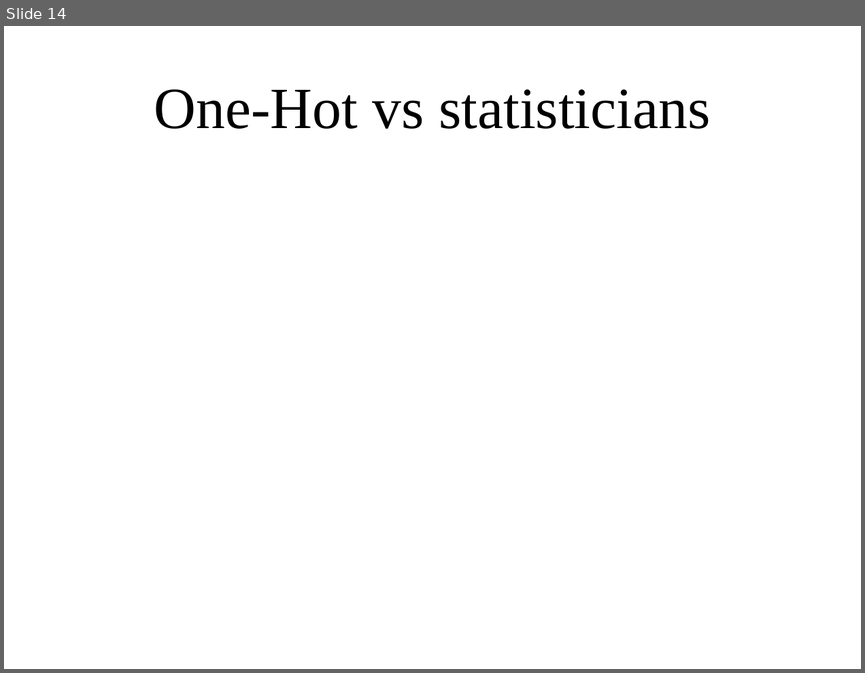
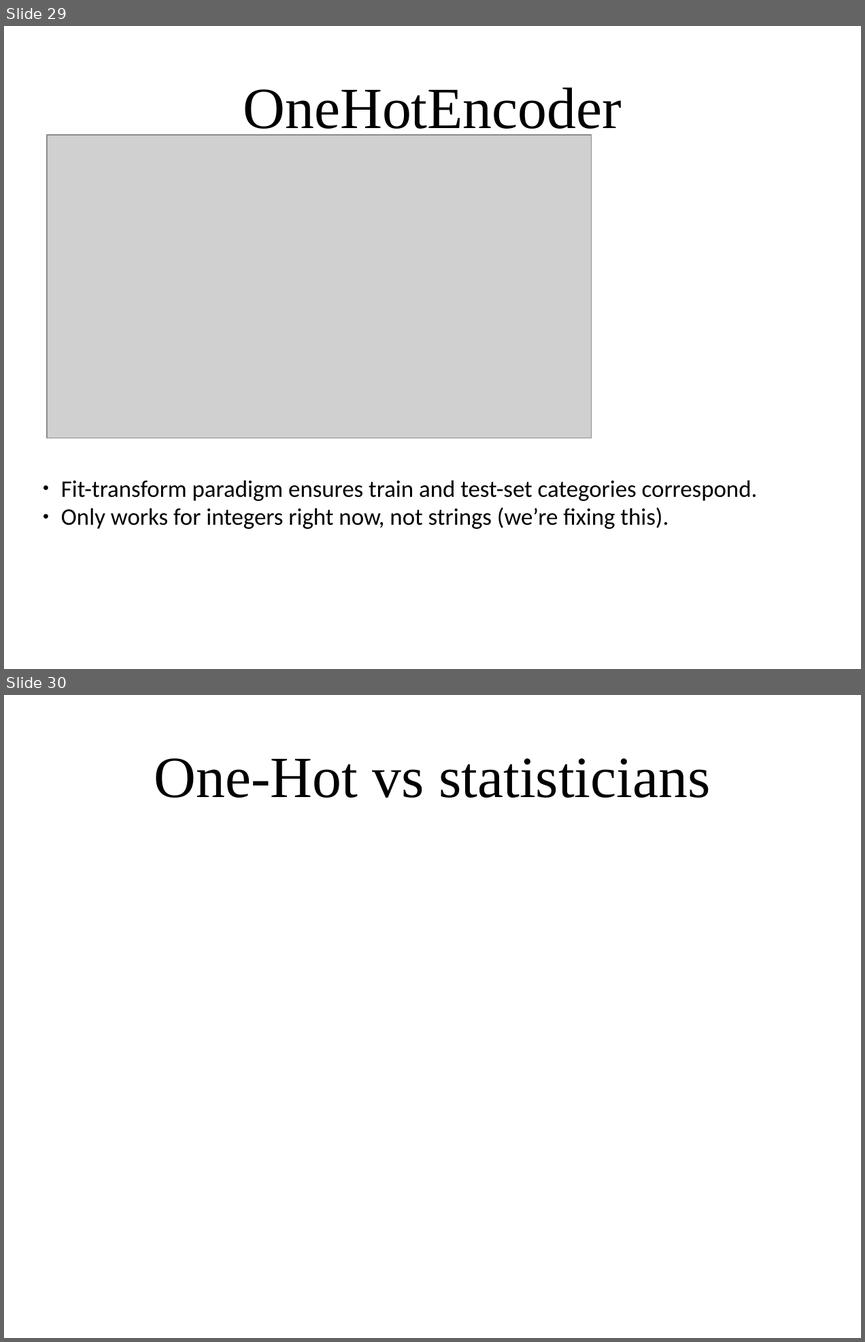
Before and after one commit to amueller/applied_ml_spring_2017, a slide deck: slides/aml-07-020817.odp. Shown one above the other, each under a label of ours: slide 14 before the commit, slides 29 and 30 after it. The pictures are 865x673 and 865x1342 pixels, drawn with LibreOffice and Linux fonts; fonts in the diff are those of the drawing; grey boxes stand for pictures. Boxes give left, top, right and bottom in pixels: in the first picture for what was removed or moved away, otherwise in the second. Text is boxed around its words. In the diff, an @@ line names an element or a change of style, - is before the commit and + after.

```diff
--- a/slides/aml-07-020817.odp
+++ b/slides/aml-07-020817.odp
@@ slide 29 added at <box>4,26,861,669</box>, background #FFFFFF @@
@@ title added at <box>243,87,621,139</box>, 54 pt, text #000000 @@
+OneHotEncoder
@@ picture added at <box>47,135,592,438</box> @@
@@ text added at <box>61,480,757,529</box>, 22 pt, text #000000 @@
+● Fit-transform paradigm ensures train and test-set categories correspond.
+● Only works for integers right now, not strings (we’re fixing this).
@@ what was slide 14 is now slide 30 @@
```
Also in this commit, not shown: 1 slide changed, 22 other slides added, 5 slides removed, 1 other file.
